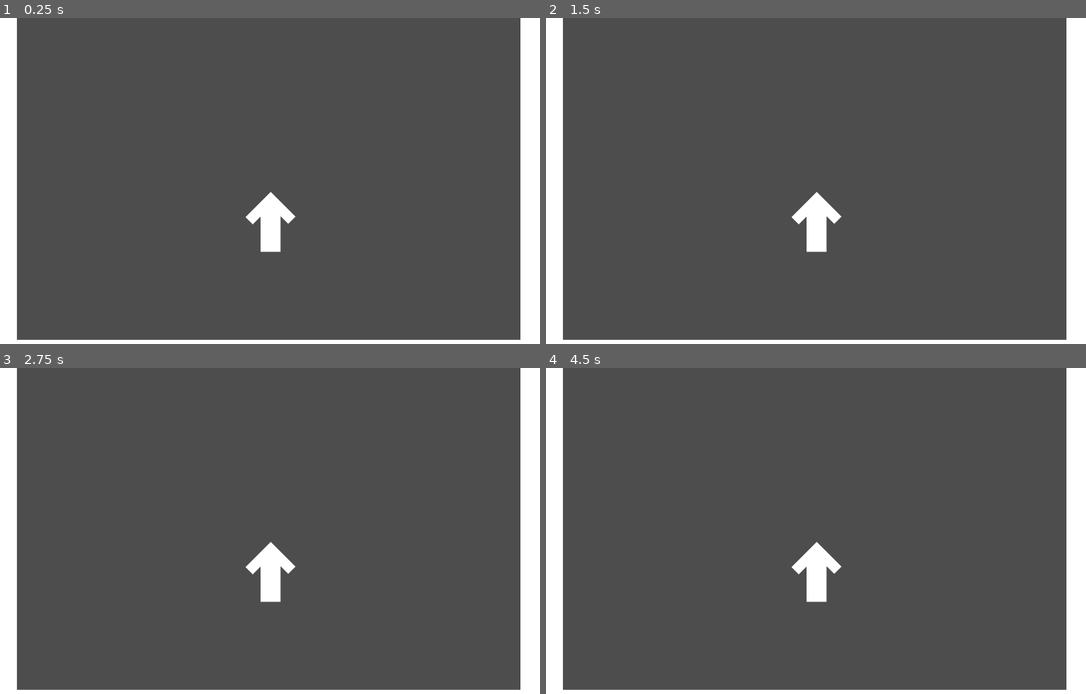
Above: before the commit, frames 1-4 (two rows, left to right).
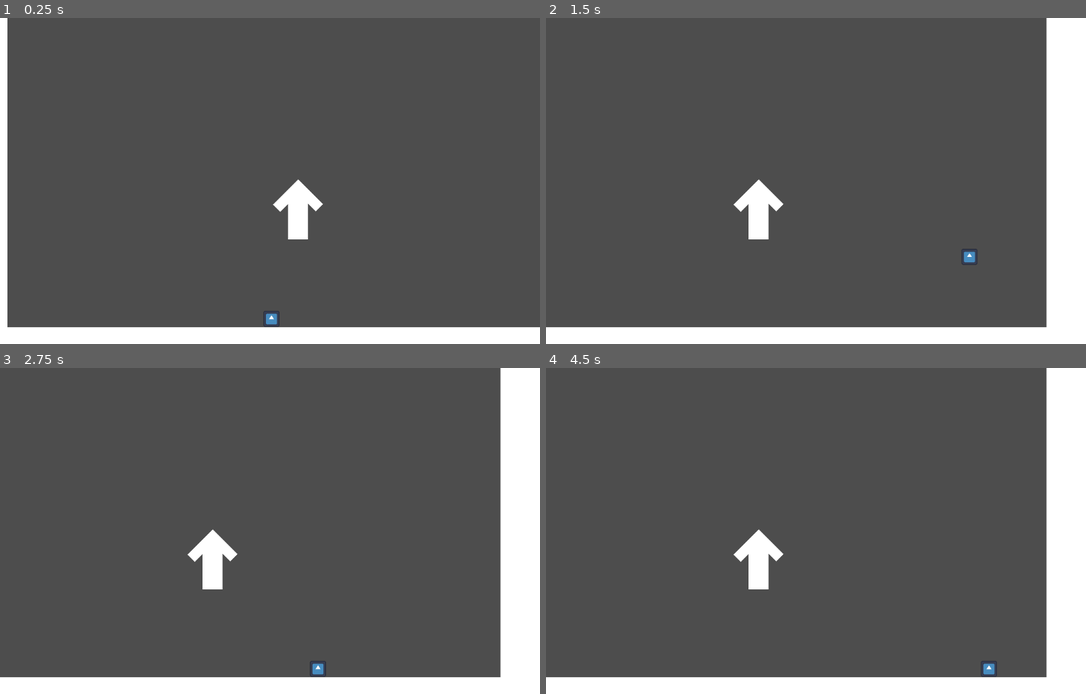
Above: after the commit, the same moments.

Repository: NicolasMelet/The-mage-king-tries-to-climb-the-tower-of-doom
Game: Godot game, scene res://scenes/Tower.tscn
Same seed, same stepped clock (60 frames per second), same inputs: the game is played once before the commit and once after it. This scene is started directly instead of the project's main scene. The engine's default icon, where the game draws it, is replaced by a stand-in: a white triangle on a blue panel in a dark square.
Inputs:
- Up to frame 1 (0.25 s): no input
- Up to frame 2 (1.5 s): tap Enter (ui_accept) at 0.5, 0.77 s; hold Right (ui_right) from 0.53 s (still down)
- Up to frame 3 (2.75 s): tap Enter (ui_accept) at 1.52 s; release Right (ui_right) at 2.03 s; hold Left (ui_left) from 2.03 s (still down)
- Up to frame 4 (4.5 s): release Left (ui_left) at 2.78 s; hold Right (ui_right) 2.78-4.28 s; tap Enter (ui_accept) at 3.02, 3.77 s; hold Left (ui_left) from 4.28 s (still down)

The runs differ from the first frame. In frame 1, 10% of the frame differs, in the area x 1-100%, y 0-99%; in frame 2, 12%; in frame 3, 12%; in frame 4, 12%, in the area x 0-97%, y 0-99%.

Commit message:
feat: player can travel to the tower of doom (event tho it's scary)

Diff:
--- a/nouveau-projet-de-jeu/scenes/Tower.tscn
+++ b/nouveau-projet-de-jeu/scenes/Tower.tscn
@@ -1,23 +1,27 @@
-[gd_scene load_steps=3 format=3 uid="uid://delhn0vhy1pid"]
+[gd_scene load_steps=4 format=3 uid="uid://ctogujttuy4tu"]
 
 [ext_resource type="PackedScene" uid="uid://dn1mrdsfbeinl" path="res://scenes/Arrow.tscn" id="1_5mx4r"]
 [ext_resource type="PackedScene" uid="uid://cclb1ed24kxn4" path="res://scenes/Platform.tscn" id="2_4j38g"]
+[ext_resource type="PackedScene" uid="uid://biw3hms7eupho" path="res://scenes/player.tscn" id="3_m74q8"]
 
 [node name="Tower" type="StaticBody2D"]
 
 [node name="Arrow" parent="." instance=ExtResource("1_5mx4r")]
-position = Vector2(541, 418)
+position = Vector2(465, 418)
 rotation = 1.5708
 
-[node name="Platform" parent="." instance=ExtResource("2_4j38g")]
-position = Vector2(540, 862)
+[node name="Ground" parent="." instance=ExtResource("2_4j38g")]
+position = Vector2(483, 862)
 
-[node name="Platform2" parent="." instance=ExtResource("2_4j38g")]
+[node name="RightWall" parent="." instance=ExtResource("2_4j38g")]
 position = Vector2(1085, 290)
 rotation = 1.5708
 scale = Vector2(0.5, 0.2)
 
-[node name="Platform3" parent="." instance=ExtResource("2_4j38g")]
-position = Vector2(-10, 290)
+[node name="LeftWall" parent="." instance=ExtResource("2_4j38g")]
+position = Vector2(-160, 290)
 rotation = 1.5708
 scale = Vector2(0.5, 0.2)
+
+[node name="Player" parent="." instance=ExtResource("3_m74q8")]
+position = Vector2(412, 623)
--- a/nouveau-projet-de-jeu/scenes/player.tscn
+++ b/nouveau-projet-de-jeu/scenes/player.tscn
@@ -21,7 +21,7 @@
 shape = SubResource("RectangleShape2D_1ww0j")
 one_way_collision_margin = 0.0
 
-[node name="Camera2D" type="Camera2D" parent="."]
+[node name="CameraVillage" type="Camera2D" parent="."]
 position = Vector2(-6, -176)
 limit_left = -6300
 limit_top = -300
@@ -37,3 +37,8 @@
 drag_right_margin = 0.1
 drag_bottom_margin = 0.1
 script = ExtResource("3_1samt")
+
+[node name="CameraTower" type="Camera2D" parent="."]
+limit_left = 0
+limit_right = 1100
+limit_bottom = 680
--- a/nouveau-projet-de-jeu/scenes/world.tscn
+++ b/nouveau-projet-de-jeu/scenes/world.tscn
@@ -1,9 +1,9 @@
 [gd_scene load_steps=8 format=3 uid="uid://do001ywmxewo0"]
 
 [ext_resource type="PackedScene" uid="uid://biw3hms7eupho" path="res://scenes/player.tscn" id="1_8v77d"]
-[ext_resource type="Script" path="res://scenes/world.gd" id="1_dky6n"]
-[ext_resource type="PackedScene" uid="uid://dttxa7ntyokfn" path="res://scenes/Village.tscn" id="2_plvn4"]
-[ext_resource type="PackedScene" uid="uid://fbwa3kdxff4k" path="res://scenes/DecoRectangle.tscn" id="4_behxb"]
+[ext_resource type="Script" path="res://scripts/world.gd" id="1_dky6n"]
+[ext_resource type="PackedScene" uid="uid://dusd3eimmfvwo" path="res://scenes/Village.tscn" id="2_plvn4"]
+[ext_resource type="PackedScene" uid="uid://d3spaq2otp6qv" path="res://scenes/DecoRectangle.tscn" id="4_behxb"]
 [ext_resource type="PackedScene" uid="uid://dn1mrdsfbeinl" path="res://scenes/Arrow.tscn" id="5_kag6i"]
 
 [sub_resource type="RectangleShape2D" id="RectangleShape2D_8v2kf"]
--- a/nouveau-projet-de-jeu/scripts/player.gd
+++ b/nouveau-projet-de-jeu/scripts/player.gd
@@ -8,6 +8,8 @@
 	pass
 
 func _physics_process(delta: float) -> void:
+	current_camera()
+
 	# Add the gravity.
 	if not is_on_floor():
 		velocity += get_gravity() * delta
@@ -23,3 +25,11 @@
 		velocity.x = move_toward(velocity.x, 0, SPEED)
 
 	move_and_slide()
+
+func current_camera():
+	if global.current_scene == "village":
+		$CameraVillage.enabled = true
+		$CameraTower.enabled = false
+	elif global.current_scene == "tower":
+		$CameraVillage.enabled = false
+		$CameraTower.enabled = true
Not shown: 1 places in nouveau-projet-de-jeu/scenes/DecoRectangle.tscn that only renumber resources
Not shown: 1 places in nouveau-projet-de-jeu/scenes/Village.tscn that only renumber resources
Renamed: nouveau-projet-de-jeu/scenes/world.gd -> nouveau-projet-de-jeu/scripts/world.gd
